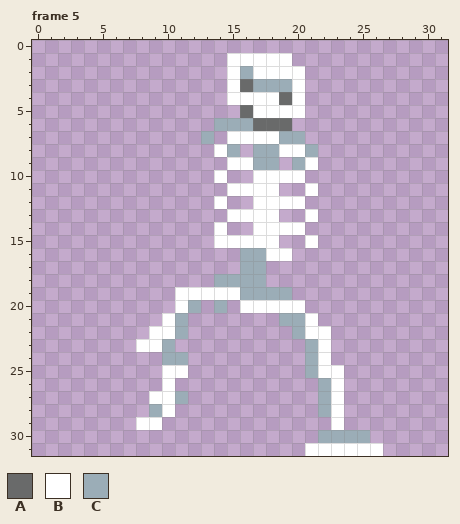
Animated GIF sprite: Assets/Sprites/Sprites/Enemies/Skeletons/Skeleton-Attacking.gif. Above is the file before it was changed.
The file is 320x320 pixels, drawn in blocks of 10x10; one block is one cell here. Shown: frame 5. The commit also changed other frames, which this record leaves out.
Palette (. is transparent): A #696a6a  B #ffffff  C #9badb7
Pixels before, frame 5, first column x 8:
 1 .......BBBBB.......
 2 .......BCBBBB......
 3 .......BACCCB......
 4 .......BBBBAB......
 5 ........ABBBB......
 6 ......CCCAAA.......
 7 .....C.BBBBCC......
 8 ......BC.CCBBC.....
 9 .......BBCC.CB.....
10 ......B..BBBB......
11 .......BBBB..B.....
12 ......B..BBBB......
13 .......BBBB..B.....
14 ......B..BBBB......
15 ......BBBBB..B.....
16 ........CCBB.......
17 ........CC.........
18 ......CCCC.........
19 ...BBBBBCCCC.......
20 ...BC.C.BBBBB......
21 ..BC.......CCB.....
22 .BBC........CBB....
23 BBC..........CB....
24 ..CC.........CB....
25 ..BB.........CBB...
26 ..B...........CB...
27 .BBC..........CB...
28 .CB...........CB...
29 BB.............B...
30 ..............CCCC.
31 .............BBBBBB
After the commit:
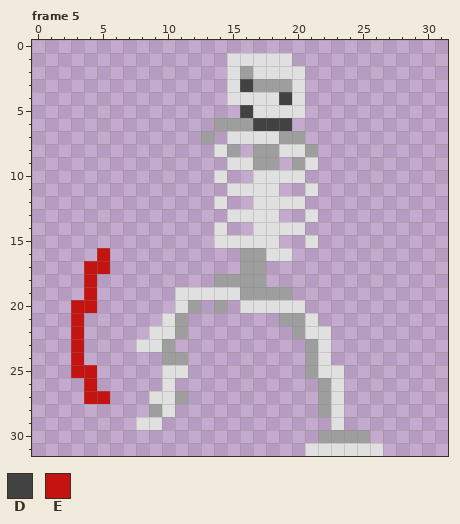
Colours new in this view: D #424242  E #c41411
From old to new:
colour B: #ffffff -> #e0e0e0
colour C: #9badb7 -> #9e9e9e
Frame 5:
y 3: x 16 A -> D
y 4: x 19 A -> D
y 5: x 16 A -> D
y 6: x 17..19 AAA -> DDD
y 16: x 5 . -> E
y 17: x 4..5 .. -> EE
y 18..19: x 4 . -> E
y 20: x 3..4 .. -> EE
y 21..24: x 3 . -> E
y 25: x 3..4 .. -> EE
y 26: x 4 . -> E
y 27: x 4..5 .. -> EE
Boxes around the changes in both pictures, in picture pixels (x1, y1, x2, y2):
changed: (71, 53, 383, 456)
